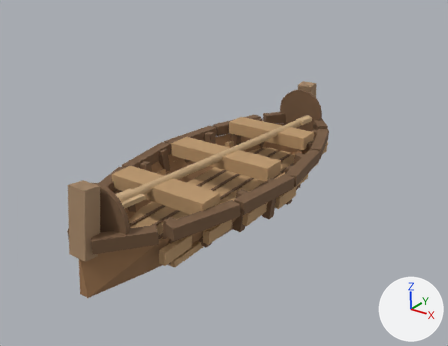
The Blender file Assets/Art/Blender/boat_small_v01.blend as it was, and as the next commit left it.
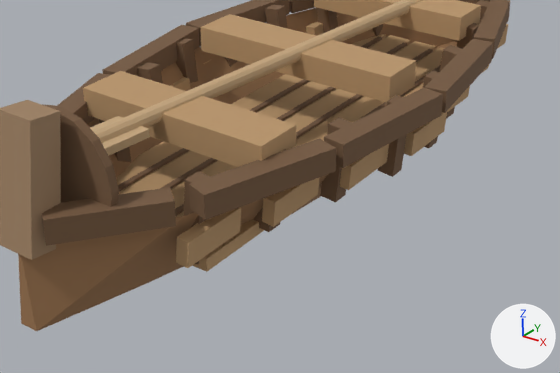
There are two pictures of each version: one from the file's camera 'Preview_Camera', one close up on the part from 15% to 79% of the width and 37% to 92% of the height. Lighting does not change. The marker at lower right points along +X, +Y and +Z. The first two pictures are the older version.

Names of what the first close-up shows: 'boat_back_stem_post', 'boat_bow_cross_seat', 'boat_center_oar_shaft', 'boat_floor_plank_2', 'boat_hull_open_canoe', 'boat_middle_cross_seat', 'boat_right_curved_rail_1', 'boat_right_curved_rail_2', 'boat_right_curved_rail_3', 'boat_right_outer_side_plank_1', 'boat_rope_wrap_-1.47', 'boat_stern_cross_seat' and 38 more.
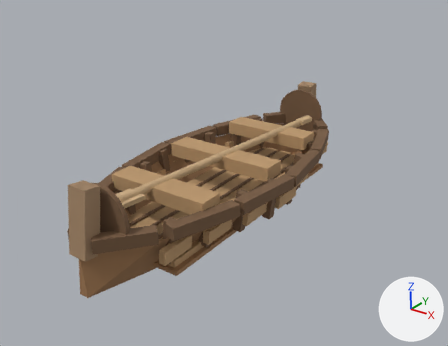
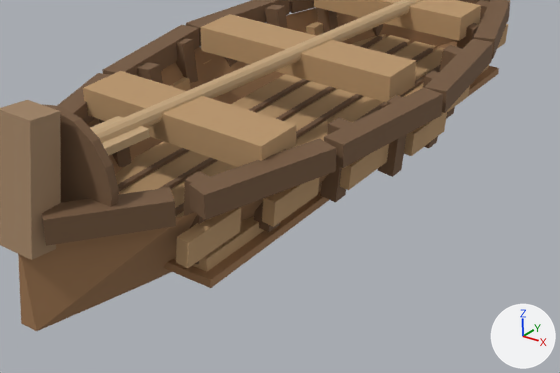
Diff of the bpy script that builds the scene:
```diff
--- a/Assets/Art/Blender/boat_small_v01.blend.py
+++ b/Assets/Art/Blender/boat_small_v01.blend.py
@@ me_cube_001_1 @@
+me_cube_001_1.from_pydata(...)  # a box spanning x -0.43..0.43, y -1.21..1.21, z -0.02..0.02
+me_cube_001_1.materials.append(mat_ab_dark_hull_wood)  # brown #9e7650
@@ ob_boat_inner_water_blocker @@
+ob_boat_inner_water_blocker = bpy.data.objects.new('boat_inner_water_blocker', me_cube_001_1)
+ob_boat_inner_water_blocker.parent = ob_boat_small_v01_root
+ob_boat_inner_water_blocker.location = (0.0, 0.0, 0.135)
```

Location of each change, (x1, y1, x2, y2) in pixels of the close-ups (560 x 373 px):
'boat_inner_water_blocker', added: after (164, 66, 499, 288)
